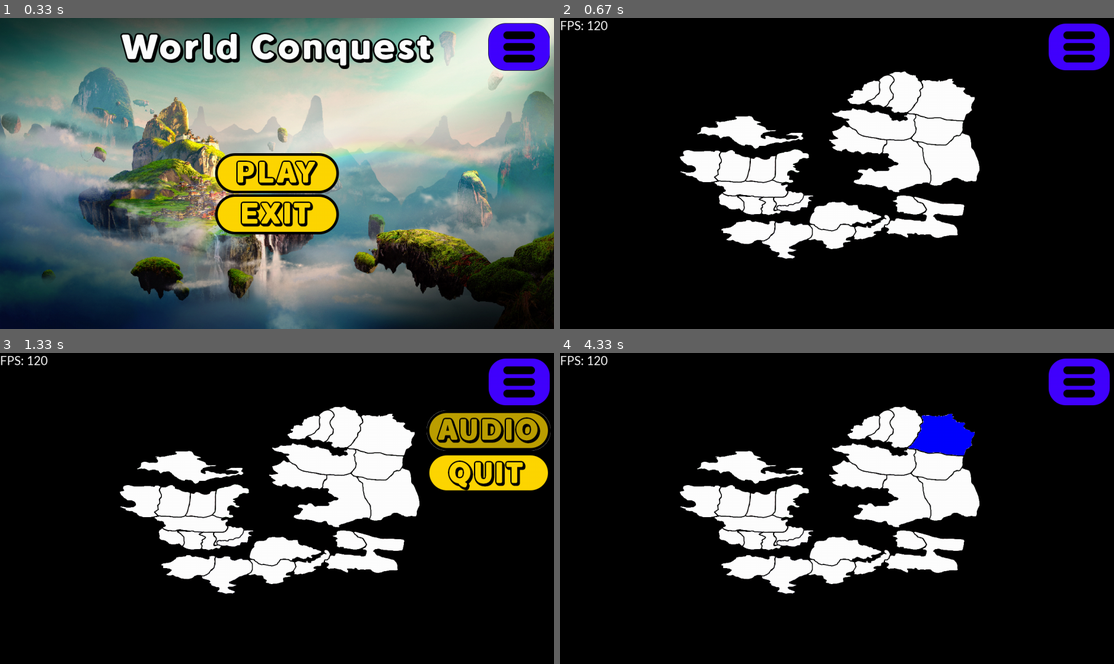
Above: before the commit, frames 1-4 (two rows, left to right).
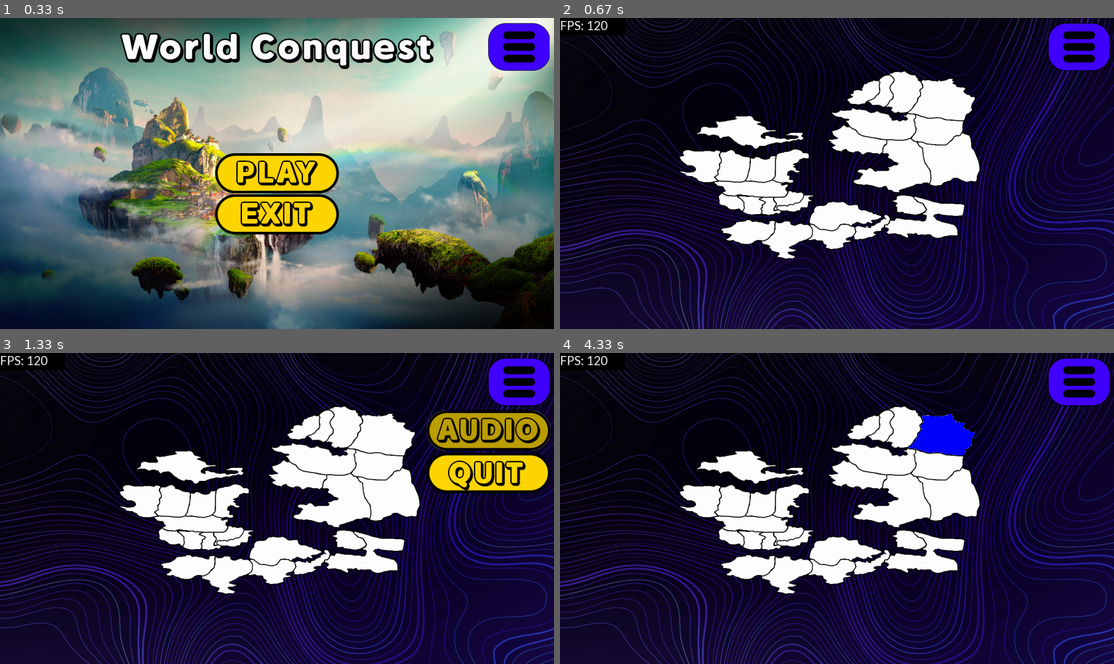
Above: after the commit, the same moments.

Repository: SWE2024/project-pygame
Game: pygame game, started from main.py
Two runs of this game, one before a commit and one after it. Both use one fixed random seed, a clock stepped at 60 frames per second and the inputs below.
Inputs (mouse positions are in pixels of both pictures, inside the frame that each line leads up to):
- Up to frame 1 (0.33 s): no input
- Up to frame 2 (0.67 s): click (837, 173) at 0.38 s
- Up to frame 3 (1.33 s): tap Esc at 0.67 s; click (481, 430) at 1.05 s
- Up to frame 4 (4.33 s): click (1041, 617) at 1.38 s; tap F at 2.67 s; click (1041, 430) at 3.05 s; click (981, 480) at 3.38 s; click (837, 508) at 3.72 s; click (953, 452) at 4.05 s

Frame 1 is identical in both runs. In frame 2, 53% of the frame differs, in the area x 0-100%, y 0-100%; in frame 3, 47%; in frame 4, 53%.

Commit message:
added background image

Diff:
--- a/main.py
+++ b/main.py
@@ -176,8 +176,10 @@
 imgLogo = pygame.image.load(current_path + '/assets/imgLogo.png').convert_alpha()
 imgBackground = pygame.transform.scale(pygame.image.load(current_path + '/assets/imgBackground.jpg').convert(), (display_width, display_height))
 current_background = None
+imgOcean = pygame.transform.scale(pygame.image.load(current_path + '/assets/imgOcean.jpg').convert(), (display_width, display_height))
+current_ocean = None
 screen.blit(imgBackground, (0, 0))
-pygame.draw.rect(screen, (0, 0, 0, 255), pygame.Rect(145, display_height * 0.75 - 5, display_width - 290, 110))
+pygame.draw.rect(screen, (0, 0, 0, 255), pygame.Rect(145, display_height * 0.75 - 5, display_width - 290, 110)) # loading bar
 update_progress_bar()
 
 btnPlay = pygame.image.load(current_path + '/assets/buttons/btnPlay.png').convert_alpha()
@@ -440,7 +442,13 @@
     def game(self):
         global running, screen
 
+        """
+        everything before the while 1: loop is static UI
+        """
         screen.fill('black')
+
+        screen.blit(imgOcean, (0, 0))
+
         for country in list_of_countries:
             screen.blit(country.get_image(), (0, 0))
 
@@ -450,8 +458,7 @@
 
             # insert game logic here
 
-            areaSettingsBtn = pygame.Rect(screen.get_width() - 144 - 10, 10, 144,
-                                          122)  # offset 10px from the edge of the screen
+            areaSettingsBtn = pygame.Rect(screen.get_width() - 144 - 10, 10, 144, 122)  # offset 10px from the edge of the screen
             screen.blit(btnSettings, (screen.get_width() - 144 - 10, 10))
 
             cursor_pos = pygame.mouse.get_pos()
@@ -488,8 +495,6 @@
                                             screen.blit(neighbour.get_image(), (0, 0))
                                         stack.pop()
 
-
-
                                     else:
                                         stack.clear()
                                         stack.append(country)
@@ -535,9 +540,9 @@
                         self.current_page = self.game_settings
                         return
 
-            pygame.draw.rect(screen, (0, 0, 0, 255), pygame.Rect(0, 0, 120, 40))  # prevents FPS values overlapping
+            pygame.draw.rect(screen, (0, 0, 0, 255), pygame.Rect(0, 0, 150, 40))  # prevents FPS values overlapping
             fps.render(screen) # uncomment for debugging
-            pygame.display.update(pygame.Rect(0, 0, 120, 40))
+            pygame.display.update(pygame.Rect(0, 0, 150, 40))
             pygame.display.flip()
 
     def game_settings(self):
@@ -602,9 +607,9 @@
             """
             render only the button area, to improve performance and reduce unnecessary rendering
             """
-            pygame.draw.rect(screen, (0, 0, 0, 255), pygame.Rect(0, 0, 120, 40))  # prevents FPS values overlapping
+            pygame.draw.rect(screen, (0, 0, 0, 255), pygame.Rect(0, 0, 150, 40))  # prevents FPS values overlapping
             fps.render(screen) # uncomment for debugging
-            pygame.display.update(pygame.Rect(0, 0, 120, 40))
+            pygame.display.update(pygame.Rect(0, 0, 150, 40))
             pygame.display.update(pygame.Rect(screen.get_width() - 289 - 10, 0, 304, 332))
 
 
Binary file added: assets/imgOcean.jpg
